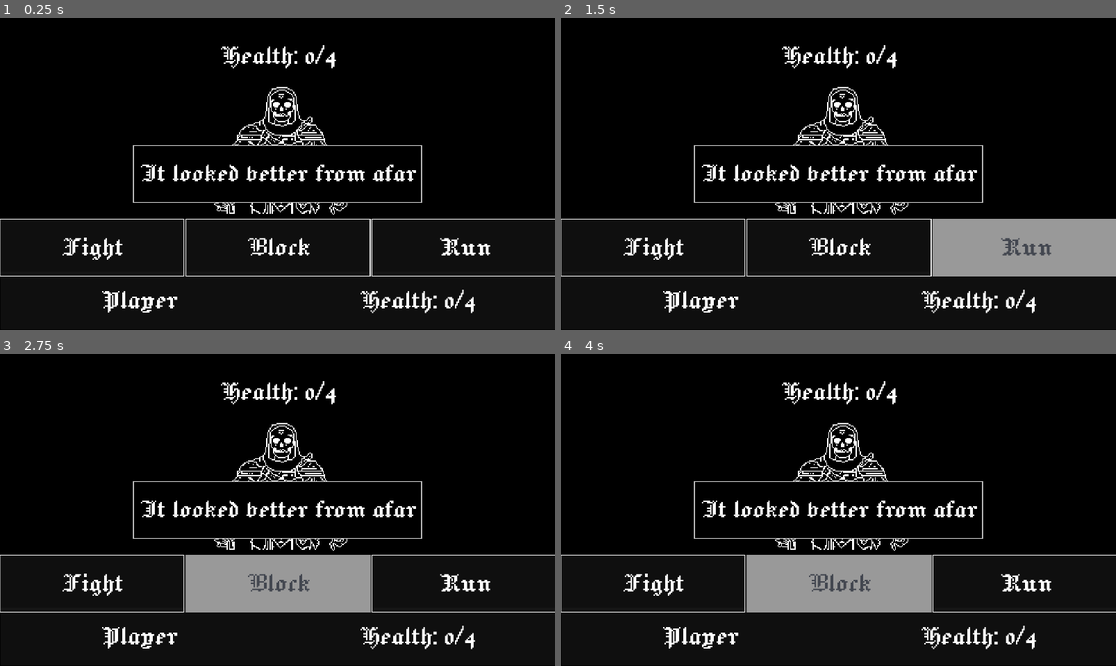
Above: before the commit, frames 1-4 (two rows, left to right).
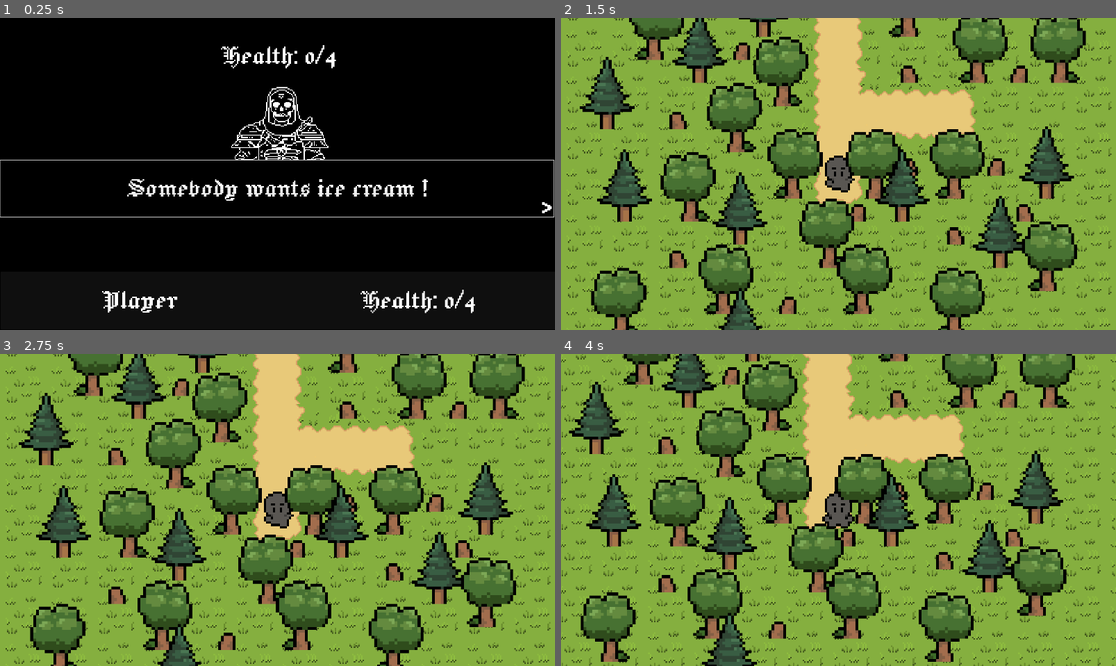
Above: after the commit, the same moments.

Repository: SosiskaKillerS/Darkness-of-the-Eternal-Lost---Songs-of-Twilight
Game: Godot game, scene res://skeleton_battle.tscn
Same seed, same stepped clock (60 frames per second), same inputs: the game is played once before the commit and once after it. This scene is started directly instead of the project's main scene.
Inputs (mouse positions are in pixels of both pictures, inside the frame that each line leads up to):
- Up to frame 1 (0.25 s): no input
- Up to frame 2 (1.5 s): click (655, 248) at 0.5 s, where only the run before the commit has a clickable "Fight"; click "Run" at 1.25 s
- Up to frame 3 (2.75 s): click (277, 584) at 2 s, where only the run before the commit has a clickable "Block"
- Up to frame 4 (4 s): tap Enter (ui_accept) at 2.75, 2.85, 3.02, 3.32, 3.6, 3.77 s; move the mouse to (960, 494) at 2.77 s; hold D (RIGHT) 2.78-3.53 s; click (960, 494) at 2.92 s; move the mouse to (727, 525) at 3.52 s; hold Down (DOWN) from 3.53 s (still down); click (727, 525) at 3.67 s

The runs differ from the first frame. In frame 1, 4.7% of the frame differs, in the area x 0-100%, y 40-83%; in frame 2, 94%, in the area x 0-100%, y 0-100%; in frame 3, 93%; in frame 4, 93%.
Error after the commit: Invalid assignment of property or key 'position' with value of type 'Vector2' on a base object of type 'null instance'. (res://skeleton_battle.gd:25)

Commit message:
Battle music
New battle music for skeleton battle

Co-Authored-By: dmntrx <145675897+dmntrx@users.noreply.github.com>

Diff:
--- a/game.tscn
+++ b/game.tscn
@@ -7,7 +7,6 @@
 [ext_resource type="Texture2D" uid="uid://7dpx03h8y00f" path="res://sprite_Darkness of the Eternal Lost - Songs of Twilight/TileMap/Subjects.png" id="5_e3yub"]
 [ext_resource type="PackedScene" uid="uid://d1mpf15v1i3k" path="res://pause_menu.tscn" id="6_6531j"]
 [ext_resource type="Texture2D" uid="uid://ldsyqpfiq7v5" path="res://sprite_Darkness of the Eternal Lost - Songs of Twilight/TileMap/Graves_objects.png" id="7_peef4"]
-[ext_resource type="PackedScene" uid="uid://dchwl4rqlubaa" path="res://skeleton.tscn" id="8_wh223"]
 
 [sub_resource type="TileSetAtlasSource" id="TileSetAtlasSource_56gmd"]
 texture = ExtResource("1_ne417")
@@ -530,9 +529,6 @@
 [node name="Pause Menu" parent="CanvasLayer" instance=ExtResource("6_6531j")]
 process_mode = 2
 
-[node name="Skeleton" parent="." instance=ExtResource("8_wh223")]
-position = Vector2(931, -1662)
-
 [connection signal="pressed" from="CanvasLayer/Pause Menu/VBoxContainer/Resume" to="Manager" method="_on_resume_pressed"]
 [connection signal="pressed" from="CanvasLayer/Pause Menu/VBoxContainer/Exit" to="Manager" method="_on_exit_pressed"]
 
--- /dev/null
+++ b/skeleton_battle.gd
@@ -0,0 +1,25 @@
+extends Control
+
+signal textbox_closed
+func _ready():
+	$TextBox.hide()
+	$ActionPanel.hide()
+
+	display_text("Somebody wants ice cream !")
+	await textbox_closed
+	$ActionPanel.show()
+func _input(event):
+	if Input.is_action_just_pressed("ui_accept") or Input.is_mouse_button_pressed(MOUSE_BUTTON_LEFT) and $TextBox.visible:
+		$TextBox.hide()
+		emit_signal("textbox_closed")
+func display_text(text):
+	$TextBox.show()
+	$TextBox/Text.text = text
+
+var new_pistion = Vector2(923,-965)
+
+func _on_run_button_pressed():
+	display_text("You understand that it is time to run.")
+	await textbox_closed
+	get_tree().change_scene_to_file("res://game.tscn")
+	$Player/Player.position = new_pistion
--- a/skeleton_battle.tscn
+++ b/skeleton_battle.tscn
@@ -1,6 +1,7 @@
-[gd_scene load_steps=11 format=3 uid="uid://doblt33kecvyu"]
+[gd_scene load_steps=12 format=3 uid="uid://doblt33kecvyu"]
 
 [ext_resource type="FontFile" uid="uid://b3s02uj8pnwx4" path="res://sprite_Darkness of the Eternal Lost - Songs of Twilight/UI - design/Jacquard12-Regular.ttf" id="1_3fn5f"]
+[ext_resource type="Script" path="res://skeleton_battle.gd" id="1_a6lbr"]
 [ext_resource type="Texture2D" uid="uid://rq7m6234ndyn" path="res://sprite_Darkness of the Eternal Lost - Songs of Twilight/Charecters_sprites/Skeletons/skeleton_battle_sprite.png" id="1_w0gnh"]
 
 [sub_resource type="StyleBoxEmpty" id="StyleBoxEmpty_hoxwv"]
@@ -38,6 +39,7 @@
 anchor_bottom = 1.0
 grow_horizontal = 2
 grow_vertical = 2
+script = ExtResource("1_a6lbr")
 
 [node name="background" type="ColorRect" parent="."]
 custom_minimum_size = Vector2(1920, 1080)
@@ -244,7 +246,7 @@
 theme_override_styles/focus = SubResource("StyleBoxFlat_cj7ut")
 text = "Run"
 
-[node name="Panel" type="Panel" parent="."]
+[node name="TextBox" type="Panel" parent="."]
 custom_minimum_size = Vector2(1000, 200)
 layout_mode = 1
 anchors_preset = 8
@@ -252,15 +254,15 @@
 anchor_top = 0.5
 anchor_right = 0.5
 anchor_bottom = 0.5
-offset_left = -500.0
-offset_top = -100.0
-offset_right = 500.0
-offset_bottom = 100.0
+offset_left = -962.0
+offset_top = -49.0
+offset_right = 958.0
+offset_bottom = 151.0
 grow_horizontal = 2
 grow_vertical = 2
 theme_override_styles/panel = SubResource("StyleBoxFlat_oq4tt")
 
-[node name="Label" type="Label" parent="Panel"]
+[node name="Text" type="Label" parent="TextBox"]
 layout_mode = 1
 anchors_preset = 8
 anchor_left = 0.5
@@ -276,3 +278,22 @@
 theme_override_fonts/font = ExtResource("1_3fn5f")
 theme_override_font_sizes/font_size = 101
 text = "It looked better from afar"
+
+[node name="NextButton" type="Label" parent="TextBox"]
+layout_mode = 1
+anchors_preset = 3
+anchor_left = 1.0
+anchor_top = 1.0
+anchor_right = 1.0
+anchor_bottom = 1.0
+offset_left = -48.0
+offset_top = -87.0
+offset_right = -10.0
+offset_bottom = 15.0
+grow_horizontal = 0
+grow_vertical = 0
+theme_override_fonts/font = ExtResource("1_3fn5f")
+theme_override_font_sizes/font_size = 101
+text = ">"
+
+[connection signal="pressed" from="ActionPanel/HBoxContainer/RunButton" to="." method="_on_run_button_pressed"]
Not shown: 1 places in game.tscn that only renumber resources
Not shown, added: Music/Theme_2.mp3
